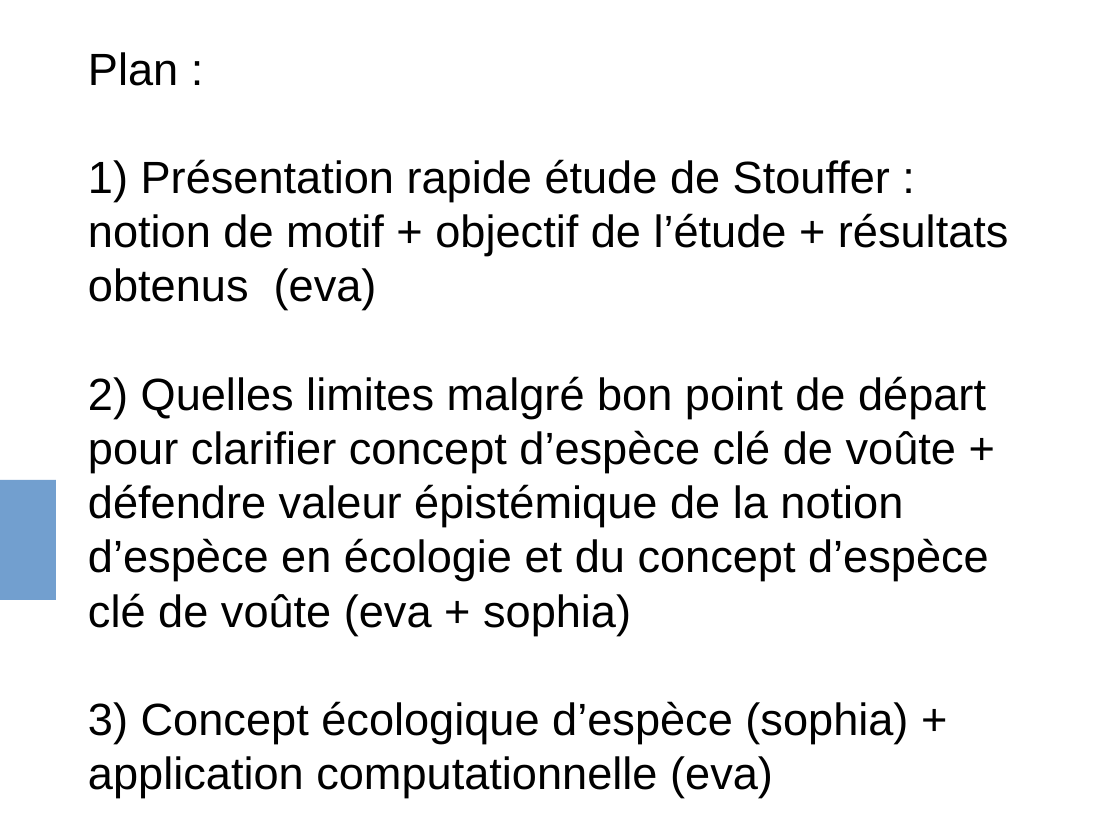
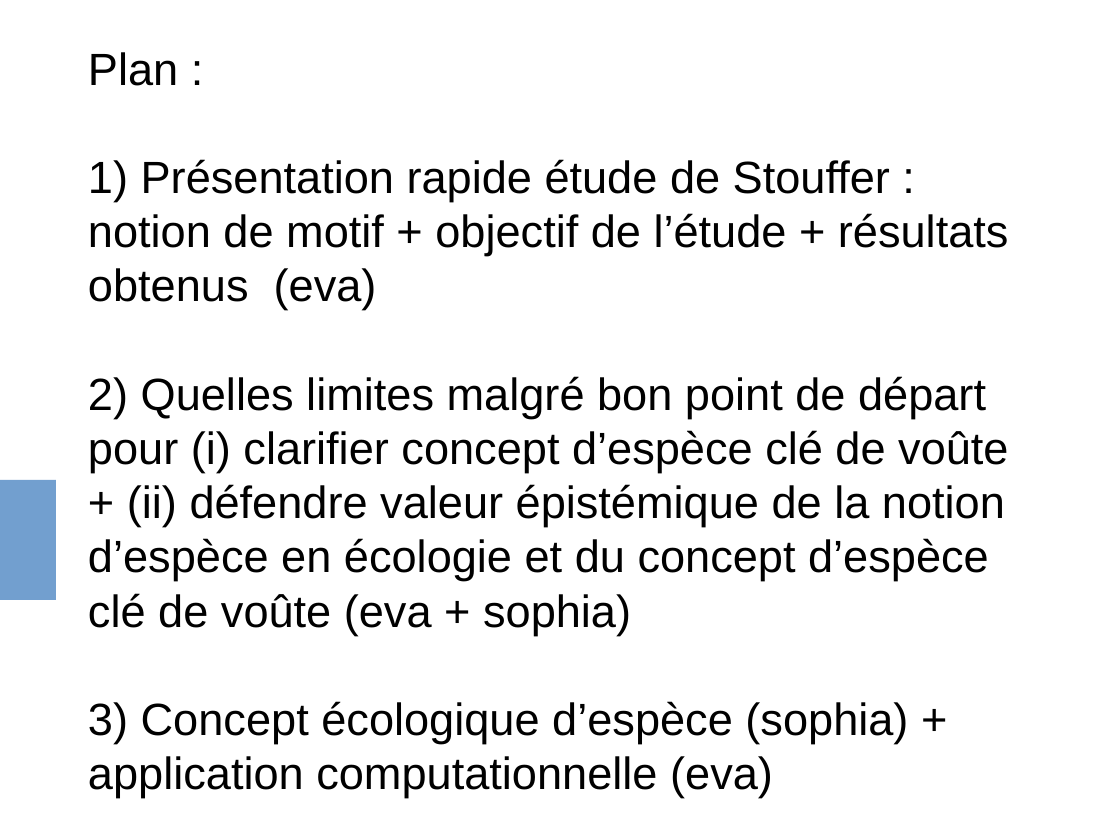
Before and after one commit to evadelmas/keystone_concept, a slide deck: slide 19 of presentation_LEIPS.odp. Drawn at 1120x840 pixels with LibreOffice and Linux fonts; fonts in the diff are those of the drawing. Boxes give left, top, right and bottom in pixels: in the first picture for what was removed or moved away, otherwise in the second. Text is boxed around its words. In the diff, an @@ line names an element or a change of style, - is before the commit and + after.

```diff
--- a/presentation_LEIPS.odp
+++ b/presentation_LEIPS.odp
@@ subtitle at bbox=[88, 376, 1008, 635]: text changed @@
-2) Quelles limites malgré bon point de départ pour clarifier concept d’espèce clé de voûte + défendre valeur épistémique de la notion d’espèce en écologie et du concept d’espèce clé de voûte (eva + sophia)
+2) Quelles limites malgré bon point de départ pour (i) clarifier concept d’espèce clé de voûte + (ii) défendre valeur épistémique de la notion d’espèce en écologie et du concept d’espèce clé de voûte (eva + sophia)
```
Also in this commit, not shown: 1 other file.
